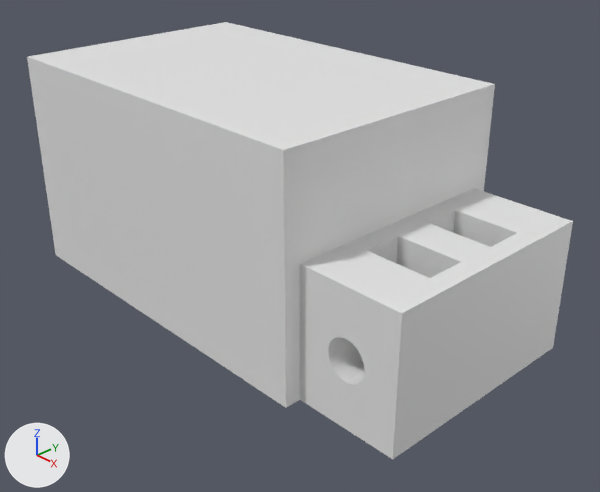
The Blender file hobby/bicycle/振れ取り/base_tsunami_300.blend, before and after one commit.
One viewpoint serves both versions: a 50 mm camera at (0.0947, -0.0785, 0.056) aimed at (0.0122, -0.0007, 0.0004). Lighting does not change. The marker at lower left points along +X, +Y and +Z.

Objects in the first picture: 'base_box', 'main_v2 _box'.
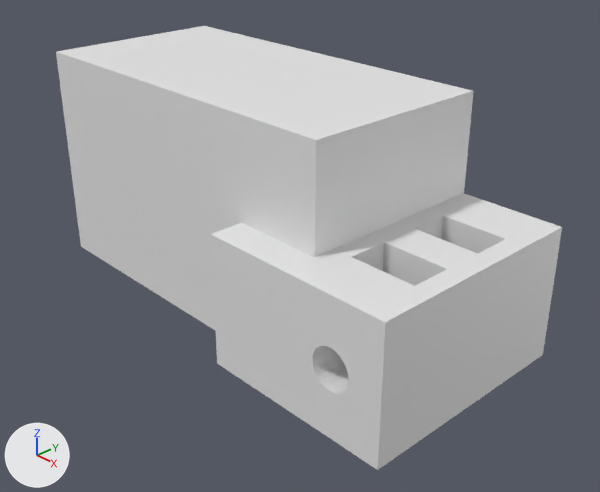
Boxes (x1, y1, x2, y2) around the edits, measured in the pictures (600 x 492 px):
'base_box', rescaled
    before: (27, 22, 495, 408)
    after: (56, 26, 474, 330)
'main_v2 _box', moved
    before: (300, 188, 573, 459)
    after: (210, 193, 562, 470)

What the commit changed:
Object 'main_v2 _box' (ob_main_v2__box) moves from (0.031, 0.0, 0.0) to (0.031, -0.0027, 0.0).
Object 'base_box' (ob_base_box) is rescaled from (0.03, 0.02, 0.0175) to (0.03, 0.015, 0.0175).
